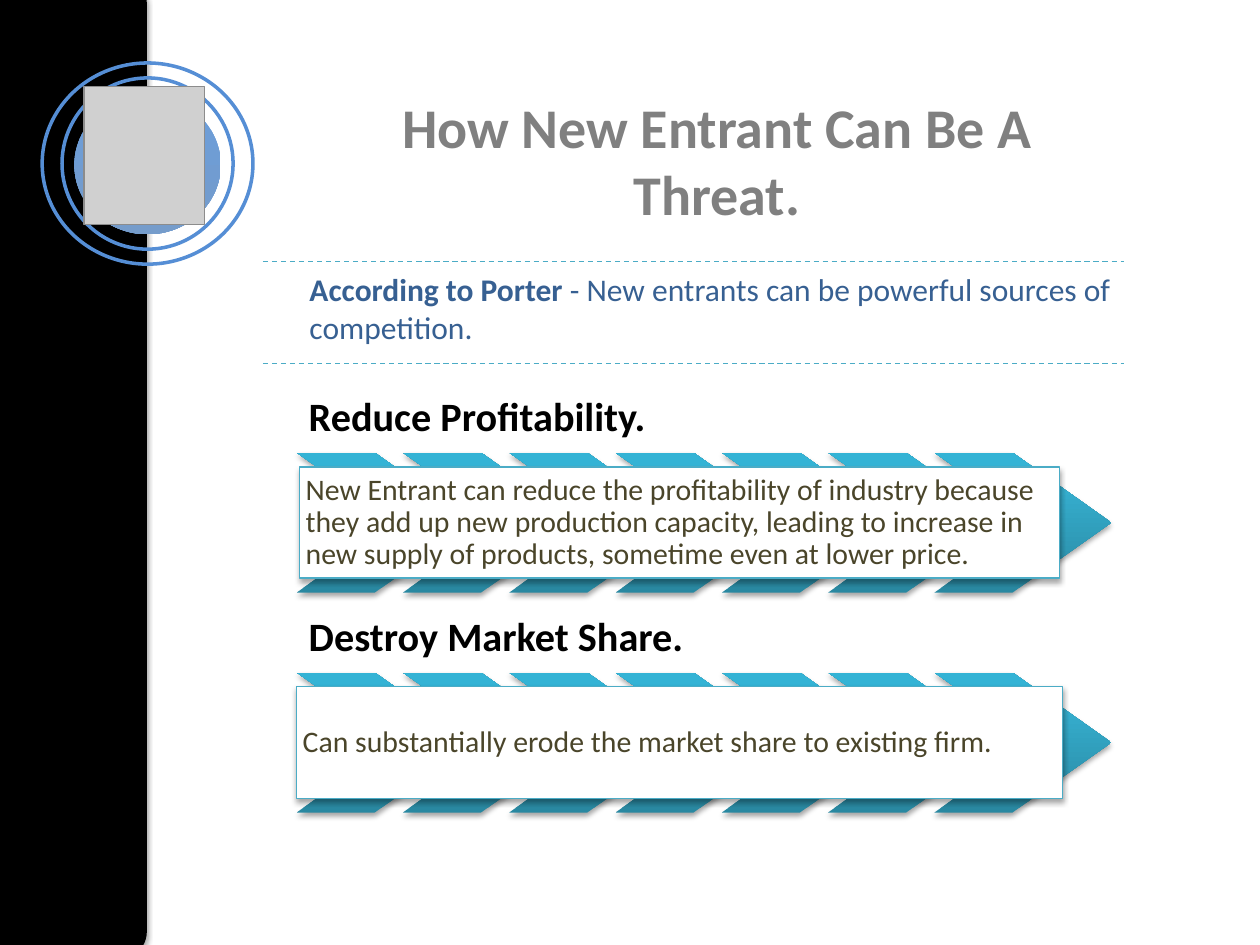
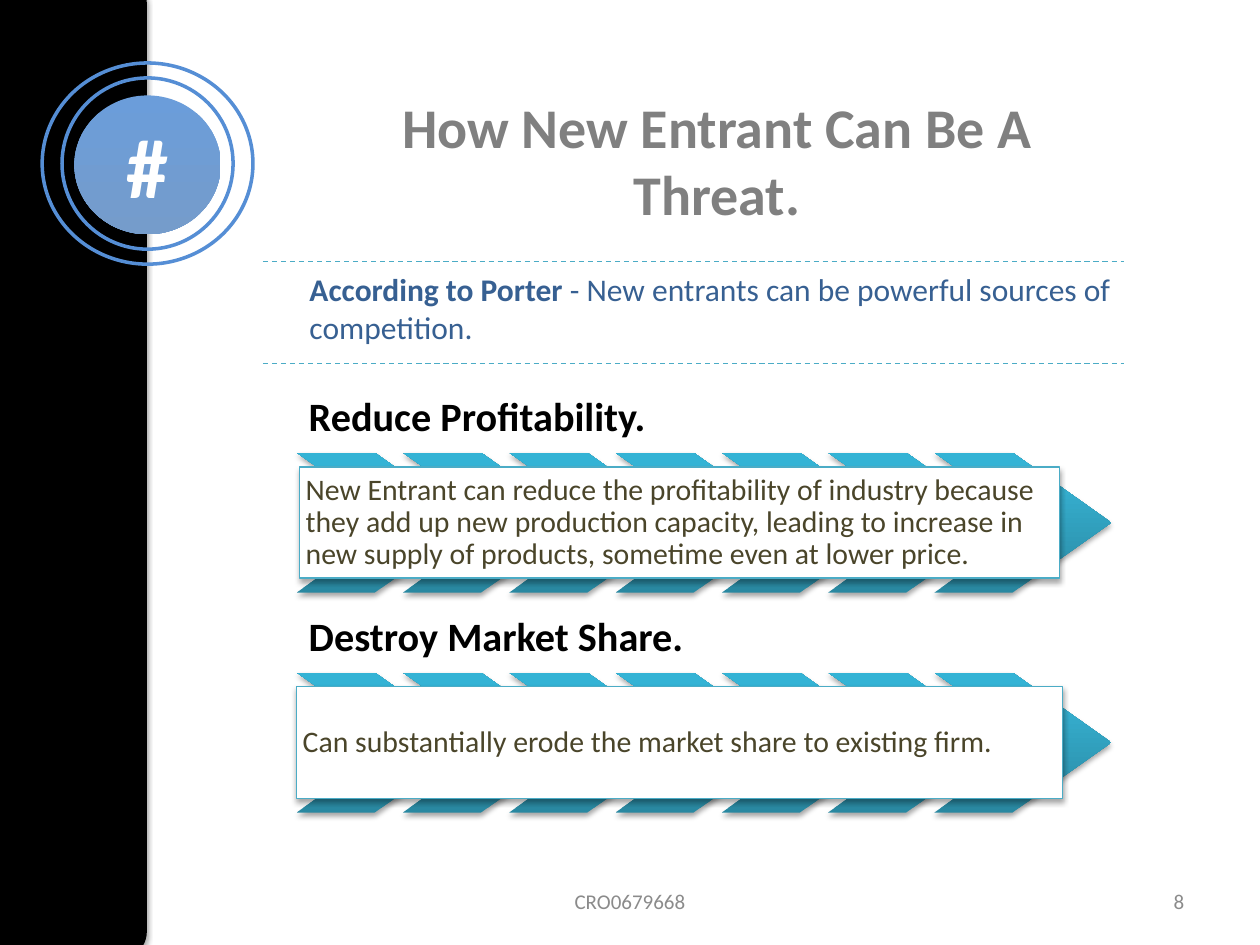
Before and after one commit to Akshaywebdev888/presentation, a slide deck: slide 8 of Five Forces of Competitive Ananlysis.pptx (slide 6 before the commit). Drawn at 1260x945 pixels with LibreOffice and Linux fonts; fonts in the diff are those of the drawing; grey boxes stand for pictures. Boxes give left, top, right and bottom in pixels: in the first picture for what was removed or moved away, otherwise in the second. Text is boxed around its words. In the diff, an @@ line names an element or a change of style, - is before the commit and + after.

```diff
--- a/Five Forces of Competitive Ananlysis.pptx
+++ b/Five Forces of Competitive Ananlysis.pptx
@@ picture removed at box(84, 87, 205, 226) @@
@@ text in ellipse at box(74, 96, 220, 234): text added @@
+#
@@ text added at box(575, 895, 686, 909), 12 pt, text #8C8C8C @@
+CRO0679668
@@ page number added at box(1174, 895, 1185, 909), 12 pt, text #8C8C8C @@
+8
```
Also in this commit, not shown: 9 other slides changed, 9 slides added, 13 other files.
